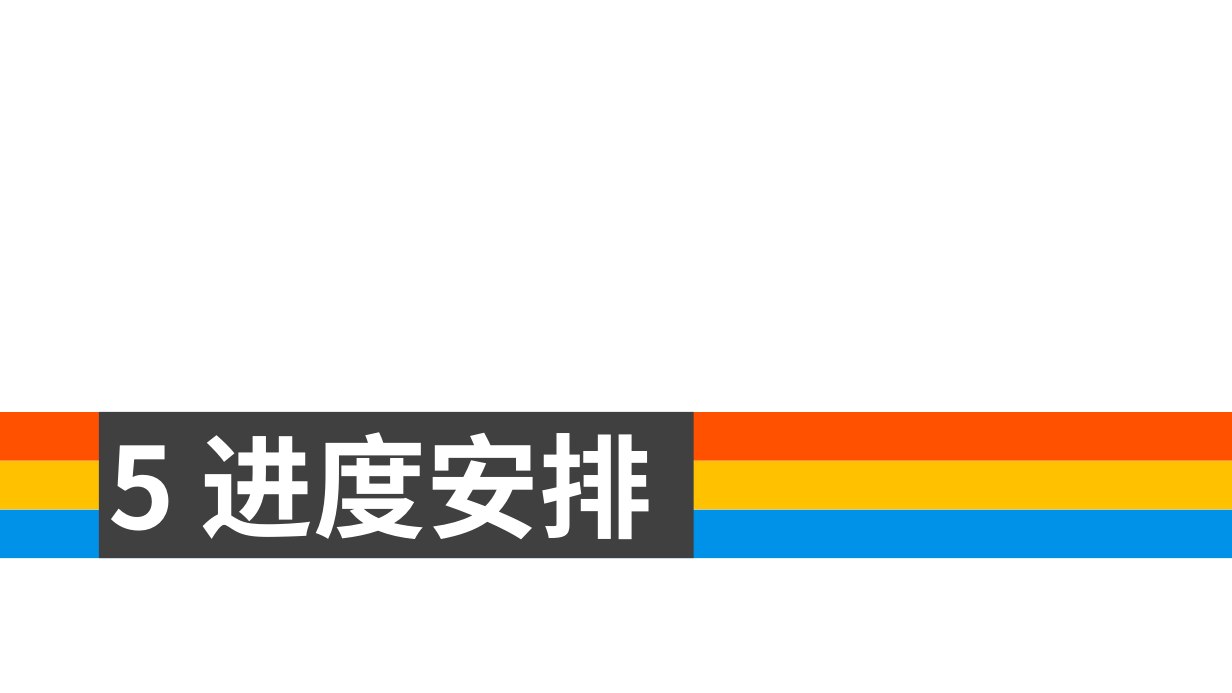
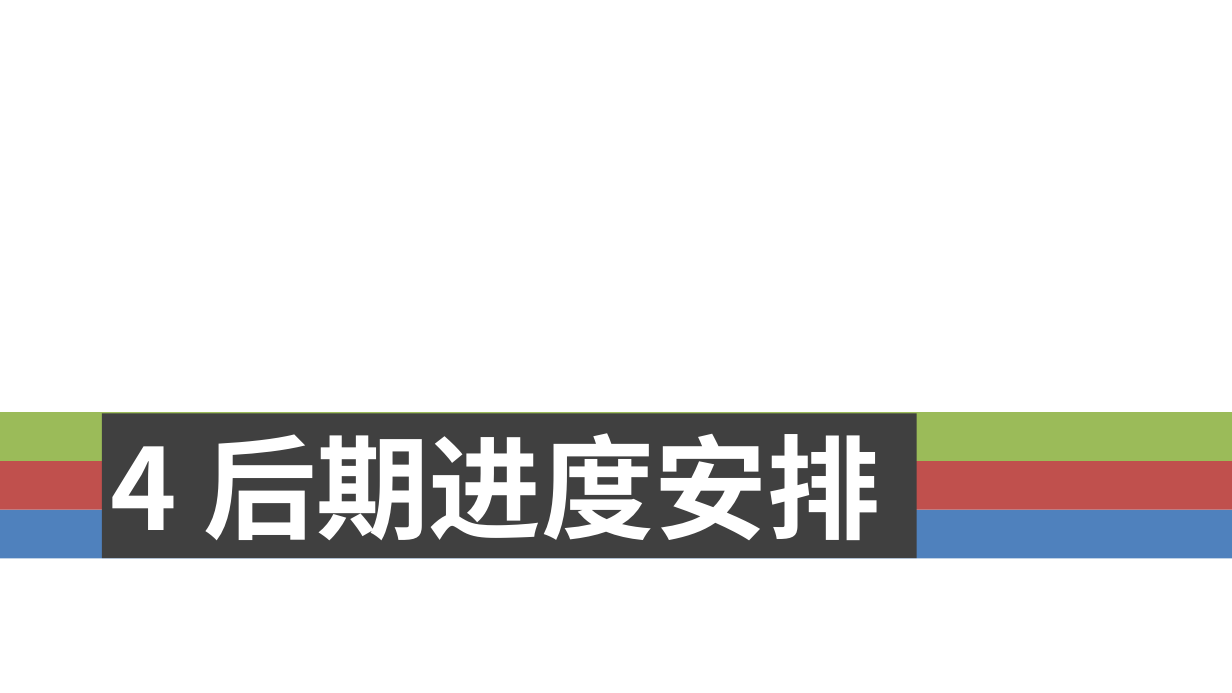
Before and after one commit to weiazm/GraduateProject, a slide deck: slide 15 of words/开题答辩.pptx. Drawn at 1232x693 pixels with LibreOffice and Linux fonts; fonts in the diff are those of the drawing; background and template pictures are left out. Boxes give left, top, right and bottom in pixels: in the first picture for what was removed or moved away, otherwise in the second. Text is boxed around its words. In the diff, an @@ line names an element or a change of style, - is before the commit and + after.

```diff
--- a/words/开题答辩.pptx
+++ b/words/开题答辩.pptx
@@ rectangle at <box>0,412,1232,461</box>: fill #FF5100 to #9BBB59 @@
@@ rectangle "4 后期进度安排": place and size @@
-rectangle "4 后期进度安排" at <box>99,412,694,558</box>
+rectangle "4 后期进度安排" at <box>102,413,917,558</box>
@@ text in rectangle at <box>111,433,880,559</box>: text changed @@
-5 进度安排
+4 后期进度安排
@@ rectangle at <box>0,461,1232,510</box>: fill #FFC100 to #C0504D @@
@@ rectangle at <box>0,509,1232,558</box>: fill #0092E8 to #4F81BD @@
```
Also in this commit, not shown: 10 other slides changed, 12 slides added, 10 slides removed, 5 other files.
